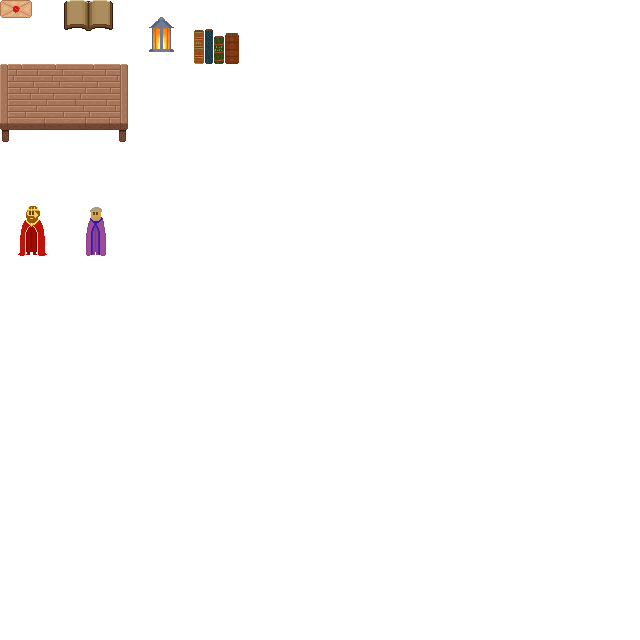
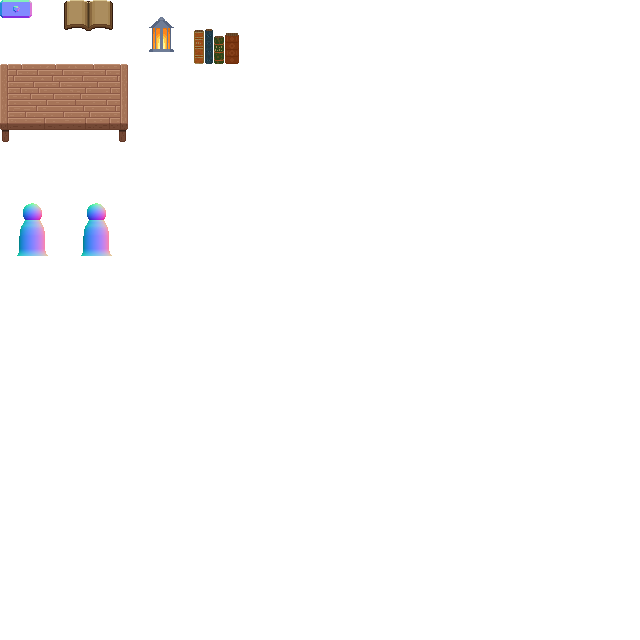
Layer changes from the first w=640, h=640 image to the second:
showed group "Gruppe 1" (4 layers) over bbox(0, 0, 112, 256)
added layer "Ebene 3 Kopie 2" in group "Gruppe 1" over bbox(0, 0, 32, 18)
added layer "Ebene 3 Kopie" in group "Gruppe 1" over bbox(81, 203, 112, 256)
added layer "Ebene 3" in group "Gruppe 1" over bbox(17, 203, 48, 256)
